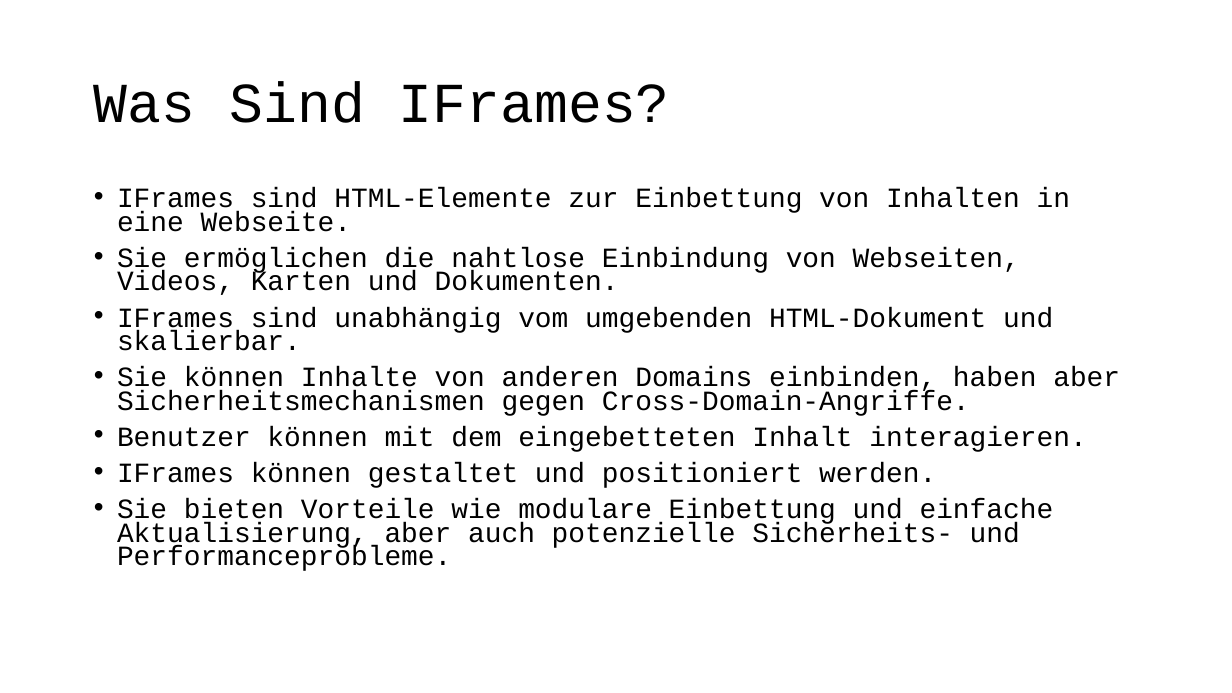
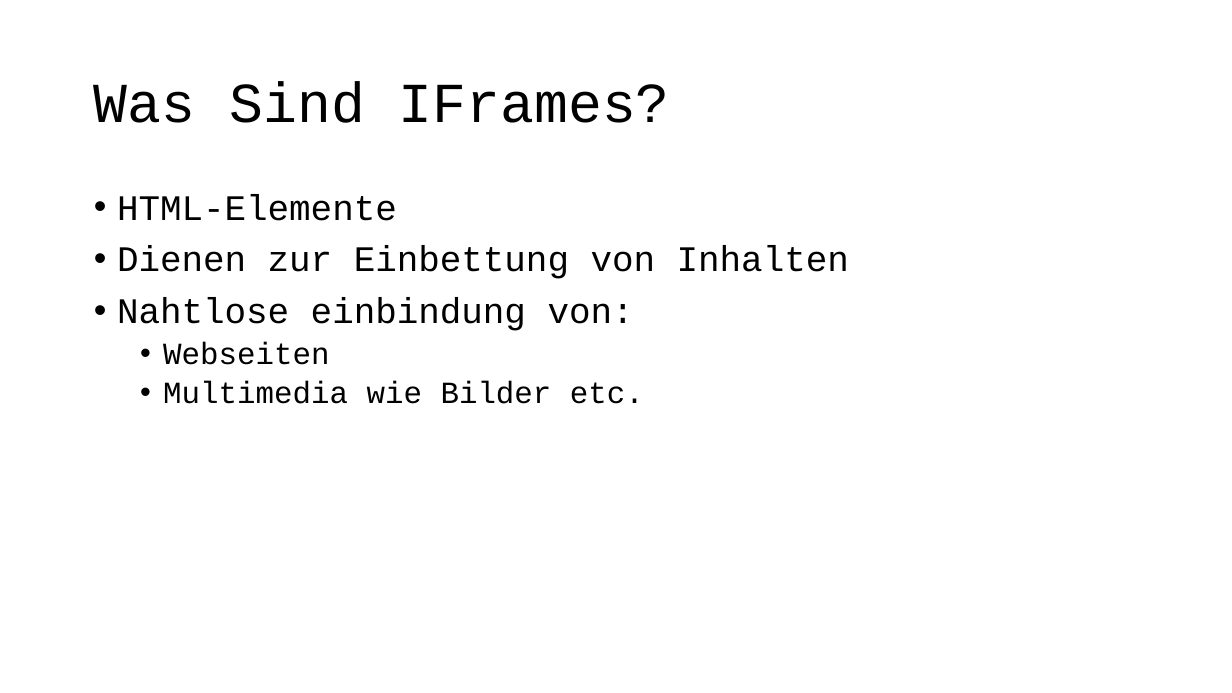
Before and after one commit to DaMu14/LA1600, a slide deck: slide 3 of Präsentation/Prasentation_zu_IFrame.pptx. Drawn at 1232x693 pixels with LibreOffice and Linux fonts; fonts in the diff are those of the drawing; background and template pictures are left out. Boxes give left, top, right and bottom in pixels: in the first picture for what was removed or moved away, otherwise in the second. Text is boxed around its words. In the diff, an @@ line names an element or a change of style, - is before the commit and + after.

```diff
--- a/Präsentation/Prasentation_zu_IFrame.pptx
+++ b/Präsentation/Prasentation_zu_IFrame.pptx
@@ text at (117,194,849,404): text changed; size 21.7 to 28 pt @@
-• IFrames sind HTML-Elemente zur Einbettung von Inhalten in eine Webseite.
-• Sie ermöglichen die nahtlose Einbindung von Webseiten, Videos, Karten und Dokumenten.
-• IFrames sind unabhängig vom umgebenden HTML-Dokument und skalierbar.
-• Sie können Inhalte von anderen Domains einbinden, haben aber Sicherheitsmechanismen gegen Cross-Domain-Angriffe.
-• Benutzer können mit dem eingebetteten Inhalt interagieren.
-• IFrames können gestaltet und positioniert werden.
-• Sie bieten Vorteile wie modulare Einbettung und einfache Aktualisierung, aber auch potenzielle Sicherheits- und Performanceprobleme.
+• HTML-Elemente
+• Dienen zur Einbettung von Inhalten
+• Nahtlose einbindung von:
+  • Webseiten
+  • Multimedia wie Bilder etc.
```
Also in this commit, not shown: 3 other slides changed, 4 slides added, 1 slide removed.
